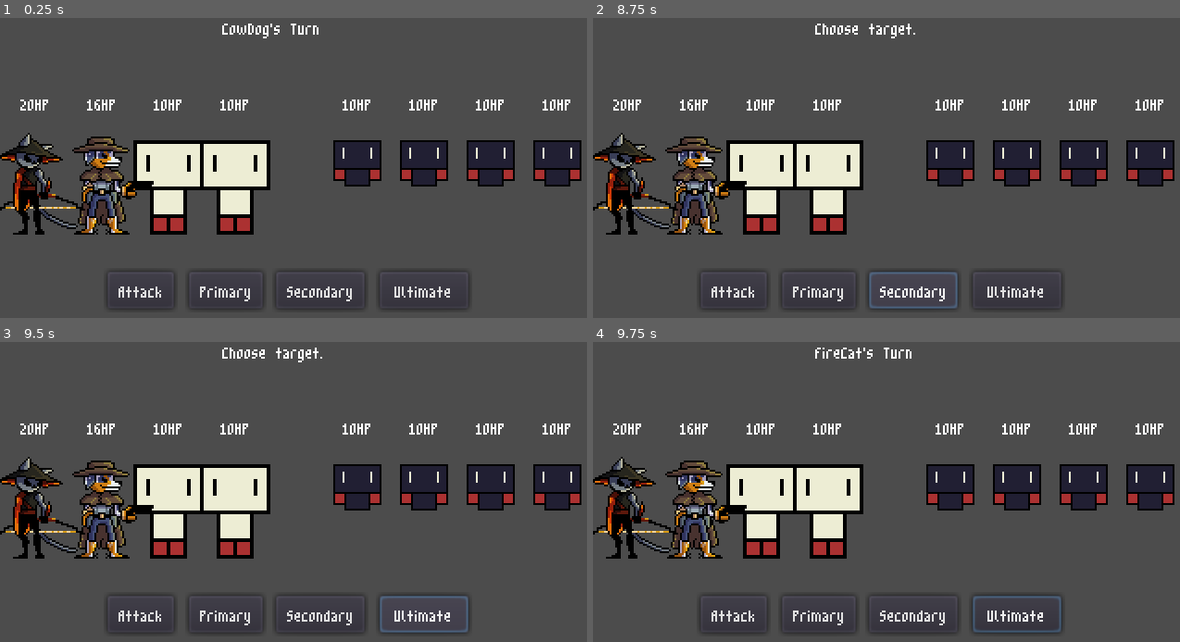
Above: before the commit, frames 1-4 (two rows, left to right).
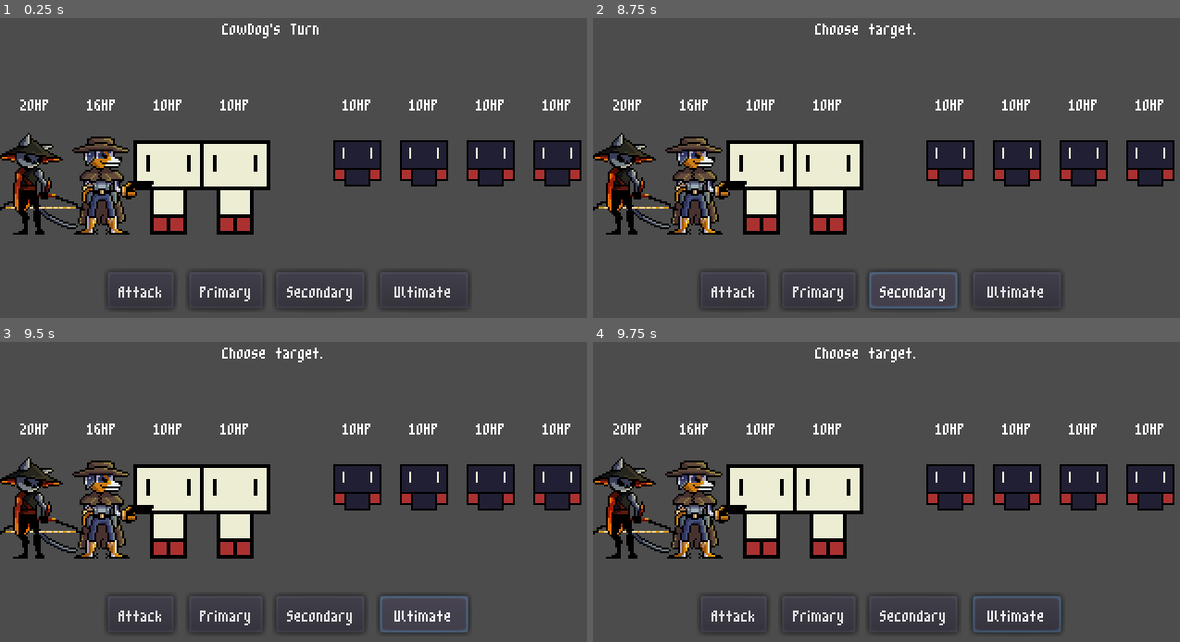
Above: after the commit, the same moments.

Repository: itsdotnickscott/animal-game
Game: Godot game, scene res://Battle.tscn
Two runs of this game, one before a commit and one after it. Both use one fixed random seed, a clock stepped at 60 frames per second and the inputs below.
Inputs (mouse positions are in pixels of both pictures, inside the frame that each line leads up to):
- Up to frame 1 (0.25 s): no input
- Up to frame 2 (8.75 s): click "Attack" at 0.5 s; click "Primary" at 1.25 s; click "Secondary" at 2 s; click "Ultimate" at 2.75 s; click "Attack" at 3.5 s; click "Primary" at 4.25 s; click "Secondary" at 5 s; click "Ultimate" at 5.75 s; click "Attack" at 6.5 s; click "Primary" at 7.25 s; click "Secondary" at 8 s
- Up to frame 3 (9.5 s): click "Ultimate" at 8.75 s
- Up to frame 4 (9.75 s): tap Enter at 9.5 s; move the mouse to (827, 498) at 9.52 s; click (827, 498) at 9.67 s

Frames 1-3 are identical in both runs. In frame 4, 0.2% of the frame differs, in the area x 38-55%, y 1-7%.

Commit message:
Status effect system, repeated atks, and targeting

Diff:
--- a/Battle.gd
+++ b/Battle.gd
@@ -37,7 +37,6 @@
 
 	r_num = -1
 	rng.randomize()
-
 	round_start()
 
 
@@ -58,8 +57,8 @@
 		initiative.append({"hero": hero, "roll": hero.spd + rng.randf_range(0, 8)})
 
 	# Sort heroes in initiative order based off of roll
-	for _i in range(0, (initiative.size() - 1)):
-		for j in range(0, (initiative.size() - 1)):
+	for _i in range(initiative.size() - 1):
+		for j in range(initiative.size() - 1):
 			if(initiative[j].roll < initiative[j + 1].roll):
 				var temp = initiative[j]
 				initiative[j] = initiative[j + 1]
@@ -78,8 +77,39 @@
 	target = null
 	ability = null
 
-	set_info(initiative[t_num].hero.name + "'s Turn")
-	initiative[t_num].hero.start_turn()
+	start_turn()
+
+
+func start_turn():
+	var hero = initiative[t_num].hero
+	set_info(hero.name + "'s Turn")
+
+	# Resolve any status effects
+	for effect in hero.status:
+		effect.turns -= 1
+
+		if effect.turns == 0:
+			hero.clear_status(effect)
+
+		if "status" in effect:
+			match effect.status:
+				StatusEffect.BURN:
+					hero.curr_hp -= effect.val
+					print("[status] ", name + " was burned for " + effect.val as String + " damage")
+
+				StatusEffect.STUN:
+					print("[status] ", name + " is stunned")
+					next_turn()
+					return
+
+	# If enemy's turn, attack random target
+	if hero in enemy_team:
+		var targ = rng.randf_range(0, player_team.size()) as int
+		target = player_team[targ]
+
+		execute_damage(hero.attack())
+		next_turn()
+		return
 
 	game_state = GameState.CHOOSE_ABILITY
 
@@ -91,54 +121,95 @@
 	match ability:
 		AbilityType.ATK:
 			move = hero.attack()
+
 		AbilityType.PRI:
 			move = hero.primary()
+
 		AbilityType.SEC:
 			move = hero.secondary()
+
 		AbilityType.ULT:
 			move = hero.ultimate()
+
+	if !valid_target(move):
+		return
 
 	match move.type:
 		MoveType.DAMAGE:
 			execute_damage(move)
+
 		MoveType.AOE:
 			execute_aoe(move)
+
 		MoveType.STATUS:
+			target.apply_status(move.apply)
+
+		_:
 			pass
 
 	next_turn()
 
 
-func execute_damage(move):
+func execute_damage(move, queue = false):
 	if target == null:
 		pass
 
 	if ability_success(move):
 		target.take_damage(move.val)
-
-		# used for battle log
 		print(getRoundTurnString(), initiative[t_num].hero.name + " dealt " + move.val as String + " damage to " + target.name)
+
+		# Handles repeating attacks
+		if "repeat" in move:
+			for _i in range(move.repeat):
+				if move.targ == "????":
+					var targ = rng.randf_range(0, enemy_team.size()) as int
+					target = enemy_team[targ]
+
+					target.take_damage(move.val)
+					print(getRoundTurnString(), initiative[t_num].hero.name + " dealt " + move.val as String + " damage to " + target.name)
+
+					# If target loses all HP
+					if target.curr_hp <= 0:
+							kill_hero(target)
 
 		# If target loses all HP
 		if target.curr_hp <= 0:
-			kill_hero(target)
-
-			# used for battle log
-			print(getRoundTurnString(), target.name + " died")
-
-		if "debuff" in move:
-			if move.debuff != null:
-				target.apply_status(move.debuff)
+			# If queue is activated, place target in kill queue, otherwise immediately kill
+			if queue:
+				return true
+			else:
+				kill_hero(target)
+
+		# Apply debuff to target
+		if "apply" in move:
+			if move.apply != null:
+				target.apply_status(move.apply)
+
+	# If queue is activated, target is not dead so do not place in kill queue
+	if queue:
+		return false
 
 
 func execute_aoe(move):
+	var kill_queue = []
+	var pos = -1
+
 	for hero in enemy_team:
+		pos += 1
+
+		if move.targ[pos] == ".":
+			continue
+
 		target = hero
 
-		execute_damage(move)
+		if execute_damage(move, true):
+			kill_queue.append(target)
 
 		if "dmg_loss" in move:
 			move.val = move.val * move.dmg_loss
+
+	for dead in kill_queue:
+		kill_hero(dead)
 
 
 func ability_success(move):
@@ -156,12 +227,29 @@
 	# Roll for accuracy
 	var roll = rng.randf()
 	if roll > initiative[t_num].hero.acc:
-		# used for battle log
 		print(getRoundTurnString(), initiative[t_num].hero.name + " missed")
-
 		return false
 
 	return true
+
+
+func valid_target(move):
+	if move.targ == "self":
+		if target != initiative[t_num].hero:
+			print("Invalid target")
+			return false
+
+		return true
+
+	var targ_team = player_team if "o" in move.targ else enemy_team
+	var pos = targ_team.find(target)
+
+	if target in targ_team:
+		if move.targ[pos] != ".":
+			return true
+
+	print("Invalid target")
+	return false
 
 
 func kill_hero(hero):
@@ -175,6 +263,7 @@
 		enemy_team.erase(hero)
 
 	hero.queue_free()
+	print(getRoundTurnString(), hero.name + " died")
 
 
 func set_info(msg):
@@ -196,5 +285,4 @@
 
 
 func getRoundTurnString():
-	# used for battle log
 	return "[r" + (r_num + 1) as String + "t" + (t_num + 1) as String + "] "
--- a/characters/Character.gd
+++ b/characters/Character.gd
@@ -16,7 +16,6 @@
 var spd     # determines initiative in battle
 
 var curr_hp # current health
-var egy     # energy for ult
 var status  # current buffs/debuffs
 
 
@@ -46,21 +45,6 @@
 	$HPLabel.text = hp as String + "HP"
 
 
-func start_turn():
-	for effect in status:
-		effect.turns -= 1
-
-		if effect.turns == 0:
-			clear_status(effect)
-
-		if "status" in effect:
-			if effect.status == StatusEffect.BURN:
-				curr_hp -= effect.val
-
-				# used for battle log
-				print("[status] ", name + " was burned for " + effect.val as String + " damage")
-
-
 func apply_status(effect):
 	status.append(effect)
 
@@ -68,11 +52,13 @@
 		dodge += effect.dodge
 
 	if "status" in effect:
-		if effect.status == StatusEffect.BURN:
-			curr_hp = effect.val
+		match effect.status:
+			StatusEffect.BURN:
+				curr_hp = effect.val
+				print("[status] ", name + " is burned")
 
-			# used for battle log
-			print("[status] ", name + " is burned")
+			StatusEffect.STUN:
+				print("[status] ", name + " is stunned")
 
 
 func clear_status(effect):
--- a/characters/CowDog.gd
+++ b/characters/CowDog.gd
@@ -6,7 +6,7 @@
 
 	$Sprite.texture = preload("res://assets/cow_dog_64.png")
 	max_hp  = 16
-	atk     = 10
+	atk     = 9
 	mag 	= 4
 	crit    = 0
 	acc     = 0.85
@@ -15,65 +15,54 @@
 	spd     = 5
 
 	curr_hp = max_hp
-	egy = 0
 	status = []
 
 	update_labels()
 
 
 func attack():
-	# Shoot your gun at one target for 120% ATK.
-	egy += 10
-
+	# Shoot CowDog's gun at one target for 100% ATK.
 	return {
 		"type": MoveType.DAMAGE,
-		"val": atk * 1.2,
-		"targ": "XXXX",
+		"val": atk * 1.0,
+		"targ": "xxxx",
 	}
 
 
 func primary():
-	# Roll forward one space and throw a stun grenade for 75% MAG.
-	egy += 10
-
+	# Throw a stun grenade for 75% MAG.
 	return {
 		"type": MoveType.DAMAGE,
 		"val": mag * 0.75,
-		"targ": "XXXX",
-		"debuff": apply_stun(),
-		"pos": 1,
+		"targ": "xx..",
+		"apply": apply_stun(),
 	}
 
 
 func secondary():
 	# Shoot a blast dealing 80% ATK to the first target and half that damage to the second.
-	# The blast sends CowDog backward two spaces.
-	egy += 10
-
 	return {
 		"type": MoveType.AOE,
 		"val": atk * 0.80,
-		"targ": "XX..",
+		"targ": "xx..",
 		"dmg_loss": 0.5,
-		"pos": -2,
 	}
 
 
 func ultimate():
-	# Fire your weapon randomly six times, dealing 75% ATK per bullet.
+	# Fire your weapon randomly six times, dealing 50% ATK per bullet.
 	return {
 		"type": MoveType.DAMAGE,
-		"val": atk * 0.75,
-		"targ": "XXXX",
-		"shots": 6,
+		"val": atk * 0.5,
+		"targ": "????",
+		"repeat": 5,
 	}
 
 
 func apply_stun():
 	# Stuns the target for 1 turn.
 	return {
-		"type": StatusType.DEBUFF,
-		"effect": StatusEffect.STUN,
+		"status": StatusEffect.STUN,
 		"turns": 1,
 	}
 
@@ -86,10 +75,6 @@
 	.take_damage(val)
 
 
-func start_turn():
-	.start_turn()
-
-
 func apply_status(effect):
 	.apply_status(effect)
 
--- a/characters/FireCat.gd
+++ b/characters/FireCat.gd
@@ -19,7 +19,6 @@
 	spd     = 5
 
 	curr_hp = max_hp
-	egy = 0
 	status = []
 	on_fire = false
 
@@ -27,45 +26,33 @@
 
 
 func attack():
-	# Shoot an arrow at one target for 110% ATK.
-	egy += 10
-
+	# Shoot an arrow at one target for 100% ATK.
 	return {
 		"type": MoveType.DAMAGE,
-		"val": atk * 1.1,
-		"targ": "XXXX",
-		"debuff": apply_burn(),
+		"val": atk * 1.0,
+		"targ": "xxxx",
+		"apply": apply_burn(),
 	}
 
 
 func primary():
 	# Shoot a piercing arrow, dealing 50% ATK to the first enemy and losing 50% DMG
 	# for every other enemy.
-	egy += 10
-
 	return {
 		"type": MoveType.AOE,
 		"val": atk * 0.5,
-		"targ": "XXXX",
+		"targ": "xxxx",
 		"dmg_loss": 0.5,
-		"debuff": apply_burn(),
+		"apply": apply_burn(),
 	}
 
 
 func secondary():
-	# Raise DODGE by 5 and set abilities on fire for 2 turns.
 	# While on fire, abilities apply a BURN.
-	egy += 10
-
-	apply_status({
-		"type": StatusType.BUFF,
-		"dodge": 5,
-		"on_fire": true,
-		"turns": 2,
-	})
-
 	return {
 		"type": MoveType.STATUS,
+		"targ": "self",
+		"apply": apply_on_fire(),
 	}
 
 
@@ -75,8 +62,17 @@
 		"type": MoveType.AOE,
 		"val": atk * 1.5,
 		"check": StatusEffect.BURN,
-		"targ": "XXXX",
-		"debuff": apply_burn(),
+		"targ": "xxxx",
+		"apply": apply_burn(),
+	}
+
+
+func apply_on_fire():
+	# Raise DODGE by 5 and set abilities on fire for 2 turns.
+	return {
+		"dodge": 5,
+		"on_fire": true,
+		"turns": 2,
 	}
 
 
@@ -86,7 +82,6 @@
 
 	# Deals 75% MAG over 3 turns.
 	return {
-		"type": StatusType.DEBUFF,
 		"status": StatusEffect.BURN,
 		"val": mag * 0.25,
 		"turns": 3,
@@ -99,10 +94,6 @@
 
 func take_damage(val):
 	.take_damage(val)
-
-
-func start_turn():
-	.start_turn()
 
 
 func apply_status(effect):
--- a/characters/MagicTurt.gd
+++ b/characters/MagicTurt.gd
@@ -2,17 +2,68 @@
 
 
 func load_stats():
-	$Sprite.texture = preload("res://assets/magic_turt_64.png")
-	max_hp  = 100
-	atk     = 10
-	crit    = 1
-	acc     = 1
+	$Sprite.texture = preload("res://assets/sample_character.png")
+	max_hp  = 10
+	atk     = 1
+	crit    = 0
+	acc     = 0.9
 	def     = 0
 	dodge   = 0
 	spd     = 0
 
 	curr_hp = max_hp
-	egy = 0
 	status = []
 
-	$HPLabel.text = max_hp as String + "HP"
+	update_labels()
+
+
+func attack():
+	# Attack one target for 100% ATK
+	return {
+		"type": MoveType.DAMAGE,
+		"val": atk * 1.0,
+		"targ": "XXXX",
+	}
+
+
+func primary():
+	# Attack one target for 100% ATK
+	return {
+		"type": MoveType.DAMAGE,
+		"val": atk * 1.0,
+		"targ": "XXXX",
+	}
+
+
+func secondary():
+	# Attack one target for 100% ATK
+	return {
+		"type": MoveType.DAMAGE,
+		"val": atk * 1.0,
+		"targ": "XXXX",
+	}
+
+
+func ultimate():
+	# Attack one target for 100% ATK
+	return {
+		"type": MoveType.DAMAGE,
+		"val": atk * 1.0,
+		"targ": "XXXX",
+	}
+
+
+func update_labels():
+	.update_labels()
+
+
+func take_damage(val):
+	.take_damage(val)
+
+
+func apply_status(effect):
+	.apply_status(effect)
+
+
+func clear_status(effect):
+	.clear_status(effect)
--- a/characters/SampleCharacter.gd
+++ b/characters/SampleCharacter.gd
@@ -4,7 +4,7 @@
 func load_stats():
 	$Sprite.texture = preload("res://assets/sample_character.png")
 	max_hp  = 10
-	atk     = 1
+	atk     = 5
 	crit    = 0
 	acc     = 0.9
 	def     = 0
@@ -12,7 +12,6 @@
 	spd     = 0
 
 	curr_hp = max_hp
-	egy = 0
 	status = []
 
 	update_labels()
@@ -62,10 +61,6 @@
 	.take_damage(val)
 
 
-func start_turn():
-	.start_turn()
-
-
 func apply_status(effect):
 	.apply_status(effect)
 
--- a/characters/SampleEnemy.gd
+++ b/characters/SampleEnemy.gd
@@ -4,7 +4,7 @@
 func load_stats():
 	$Sprite.texture = preload("res://assets/sample_enemy.png")
 	max_hp  = 10
-	atk     = 1
+	atk     = 5
 	crit    = 0
 	acc     = 0.9
 	def     = 0
@@ -12,7 +12,6 @@
 	spd     = 0
 
 	curr_hp = max_hp
-	egy = 0
 	status = []
 
 	update_labels()
@@ -62,10 +61,6 @@
 	.take_damage(val)
 
 
-func start_turn():
-	.start_turn()
-
-
 func apply_status(effect):
 	.apply_status(effect)
 
--- a/characters/constants/StatusType.gd
+++ /dev/null
@@ -1,7 +0,0 @@
-class_name StatusType
-
-
-enum {
-	BUFF,
-	DEBUFF,
-}
--- a/project.godot
+++ b/project.godot
@@ -33,19 +33,13 @@
 "class": "StatusEffect",
 "language": "GDScript",
 "path": "res://characters/constants/StatusEffect.gd"
-}, {
-"base": "Reference",
-"class": "StatusType",
-"language": "GDScript",
-"path": "res://characters/constants/StatusType.gd"
 } ]
 _global_script_class_icons={
 "AbilityType": "",
 "Battle": "",
 "Character": "",
 "MoveType": "",
-"StatusEffect": "",
-"StatusType": ""
+"StatusEffect": ""
 }
 
 [application]
Not shown, added: sprites-psd/powbun 64x64.psd
